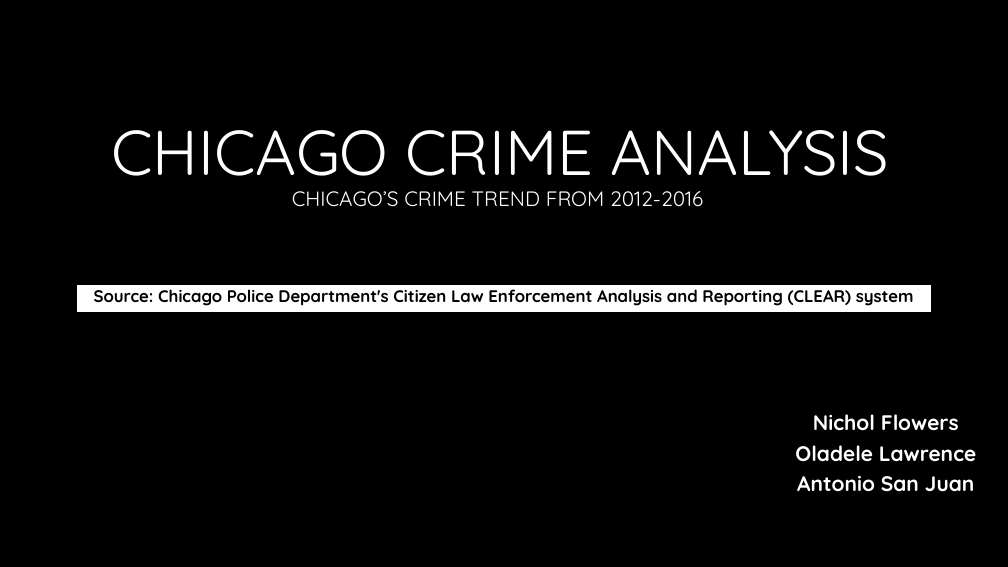
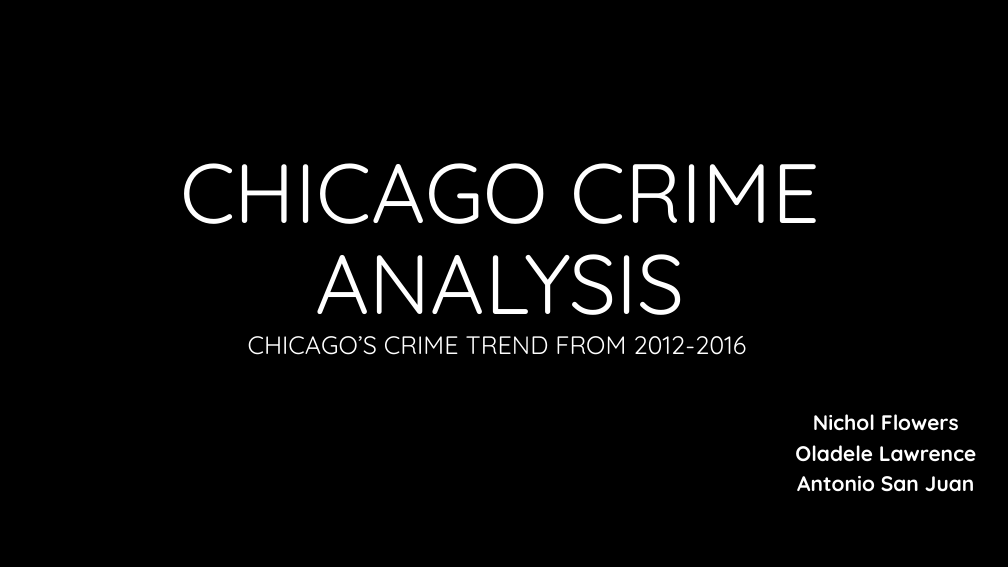
Before and after one commit to perako22/Project_2, a slide deck: slide 1 of Chicago Crimes Analysis Project.pptx. Drawn at 1008x567 pixels with LibreOffice and Linux fonts; fonts in the diff are those of the drawing; background and template pictures are left out. Boxes give left, top, right and bottom in pixels: in the first picture for what was removed or moved away, otherwise in the second. Text is boxed around its words. In the diff, an @@ line names an element or a change of style, - is before the commit and + after.

Commit message:
updated files

```diff
--- a/Chicago Crimes Analysis Project.pptx
+++ b/Chicago Crimes Analysis Project.pptx
@@ title "CHICAGO CRIME ANALYSIS CHICAGO’S CRIME ..." at (x1=180, y1=163, x2=820, y2=355): size 60.3 to 80 pt in "CHICAGO CRIME ANALYSIS"; size 19.8 to 24 pt in "CHICAGO’S CRIME TREND FROM 2012-2016" @@
@@ subtitle removed at (x1=76, y1=284, x2=932, y2=313) @@
-Source: Chicago Police Department's Citizen Law Enforcement Analysis and Reporting (CLEAR) system
```
Also in this commit, not shown: 1 slide added.
